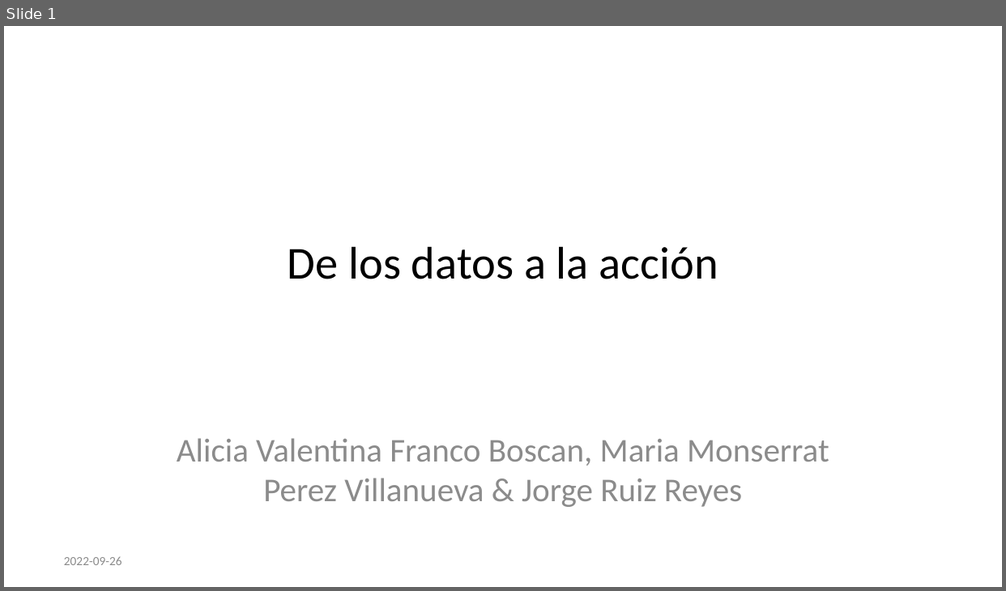
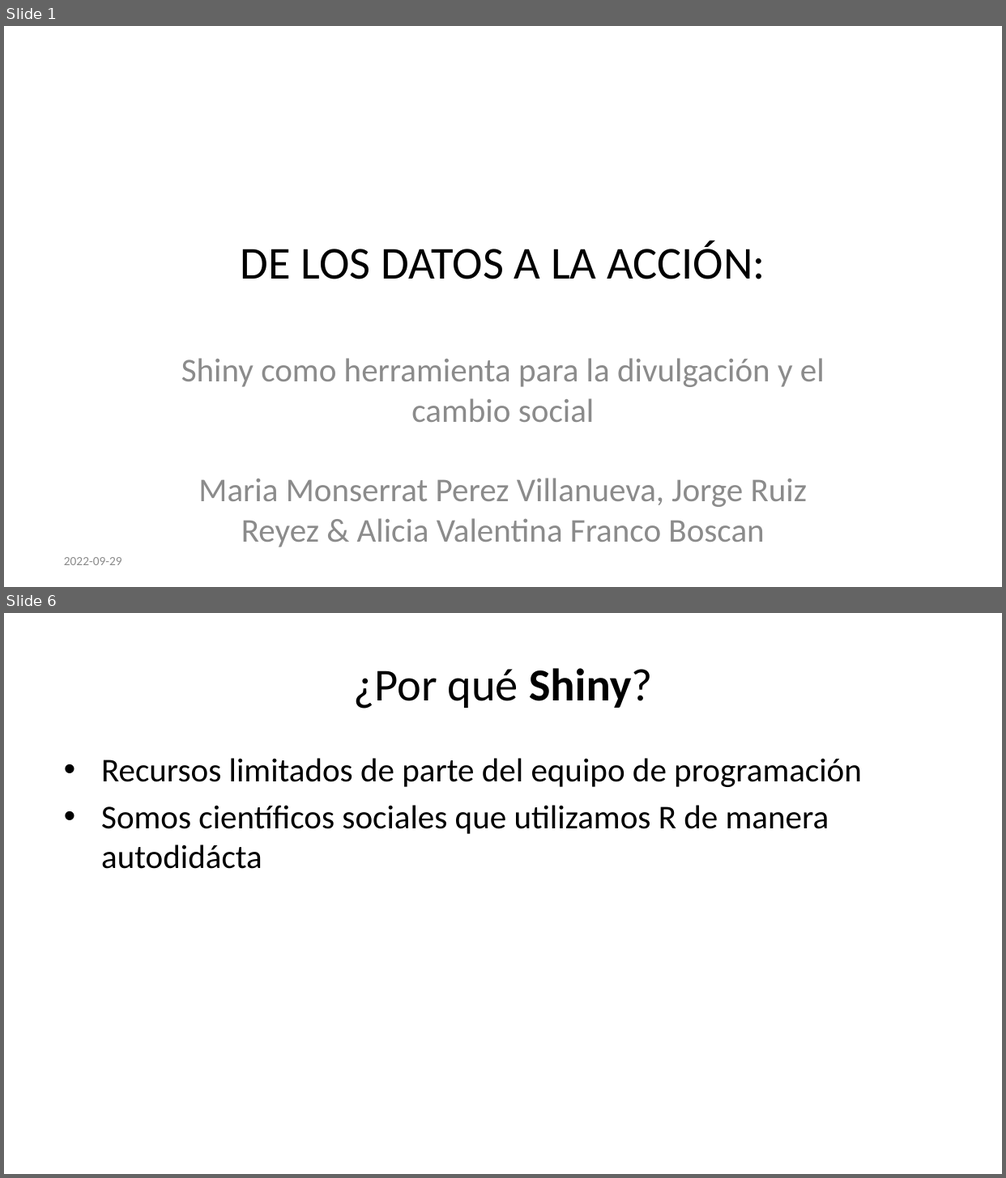
Before and after one commit to datacivica/ppt-huelladecuidados-LatinR, a slide deck: ppt-LatinR.pptx. Shown one above the other, each under a label of ours: slide 1 before the commit, slides 1 and 6 after it; the slides between them are not shown. The pictures are 1006x591 and 1006x1178 pixels, drawn with LibreOffice and Linux fonts; fonts in the diff are those of the drawing. Boxes give left, top, right and bottom in pixels: in the first picture for what was removed or moved away, otherwise in the second. Text is boxed around its words. In the diff, an @@ line names an element or a change of style, - is before the commit and + after.

```diff
--- a/ppt-LatinR.pptx
+++ b/ppt-LatinR.pptx
@@ slide 6 added at box(4, 613, 1002, 1174), background #FFFFFF @@
@@ title added at box(353, 668, 653, 709), 33 pt, text #000000 @@
+¿Por qué Shiny?
@@ text added at box(101, 758, 862, 869), 24 pt, text #000000 @@
+• Recursos limitados de parte del equipo de programación
+• Somos científicos sociales que utilizamos R de manera autodidácta
@@ slide 1 changed as well @@
@@ title at box(241, 241, 765, 280): text changed @@
-De los datos a la acción
+DE LOS DATOS A LA ACCIÓN:
@@ subtitle at box(181, 358, 825, 548): text changed @@
-Alicia Valentina Franco Boscan, Maria Monserrat Perez Villanueva & Jorge Ruiz Reyes
+Shiny como herramienta para la divulgación y el cambio social
+Maria Monserrat Perez Villanueva, Jorge Ruiz Reyez & Alicia Valentina Franco Boscan
@@ text at box(64, 557, 122, 565): text changed @@
-2022-09-26
+2022-09-29
```
Also in this commit, not shown: 23 other slides added, 4 slides removed, 29 other files.
